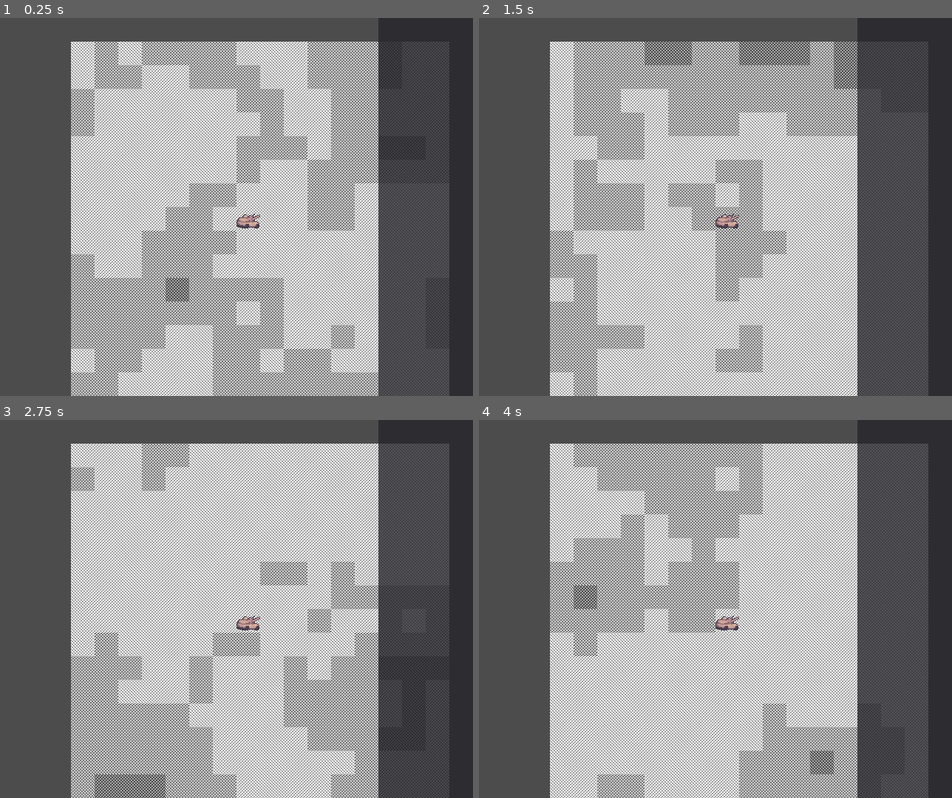
Above: before the commit, frames 1-4 (two rows, left to right).
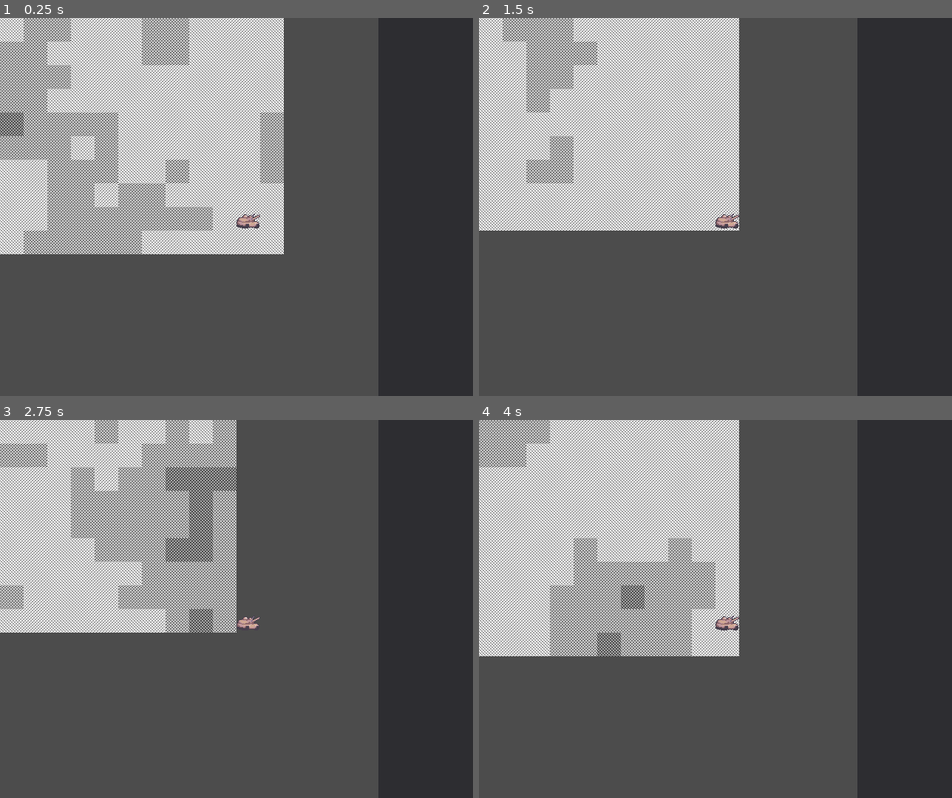
Above: after the commit, the same moments.

Repository: scarf005/orca-class
Game: Godot game, scene res://scene/World.tscn
The game is run twice, just before and just after one commit, with the same random seed, the same clock (stepped at 60 frames per second) and the same inputs.
Inputs:
- Up to frame 1 (0.25 s): no input
- Up to frame 2 (1.5 s): tap Enter at 0.5 s; hold Right (ui_right) 0.53-1.28 s; tap R at 0.6, 1.35 s; tap Space at 1.25 s; hold Down (ui_down) from 1.28 s (still down)
- Up to frame 3 (2.75 s): tap Enter at 2 s; release Down (ui_down) at 2.03 s; hold Right (ui_right) from 2.03 s (still down); tap R at 2.1 s
- Up to frame 4 (4 s): tap Space at 2.75 s; release Right (ui_right) at 2.78 s; hold Up (ui_up) 2.78-3.53 s; tap R at 2.85, 3.6 s; tap Enter at 3.5 s; hold Left (ui_left) from 3.53 s (still down)

The runs differ from the first frame. In frame 1, 43% of the frame differs, in the area x 0-95%, y 0-100%; in frame 2, 51%; in frame 3, 50%; in frame 4, 52%.

Commit message:
feat: :sparkles: keyboard movement

Diff:
--- a/scene/Player.gd
+++ b/scene/Player.gd
@@ -1,4 +1,11 @@
 extends Sprite
+
+var x = 14
+var y = 14
+
+
+func _ready():
+	position = index_to_vector(x, y)
 
 
 func _input(event):
@@ -6,10 +13,31 @@
 		return
 
 	if event.is_action("ui_left"):
-		print("left")
+		_try_move(-1, 0)
 	if event.is_action("ui_right"):
-		print("right")
+		_try_move(1, 0)
 	if event.is_action("ui_up"):
-		print("up")
+		_try_move(0, -1)
 	if event.is_action("ui_down"):
-		print("down")
+		_try_move(0, 1)
+
+
+func _try_move(dx, dy):
+	x += dx
+	y += dy
+	position = index_to_vector(x, y)
+	return
+	# Sprite.position += Vector2(dx * 32, dy * 32)
+
+
+const STARTPOS := Vector2(0, 0)
+const TILESIZE := Vector2(32, 32)
+
+
+func vector_to_array(vector_coord: Vector2) -> Array:
+	var res := (vector_coord - STARTPOS) / TILESIZE
+	return [res.x, res.y]
+
+
+func index_to_vector(x: int, y: int, x_offset: int = 0, y_offset: int = 0) -> Vector2:
+	return STARTPOS + Vector2(x, y) * TILESIZE + Vector2(x_offset, y_offset)
